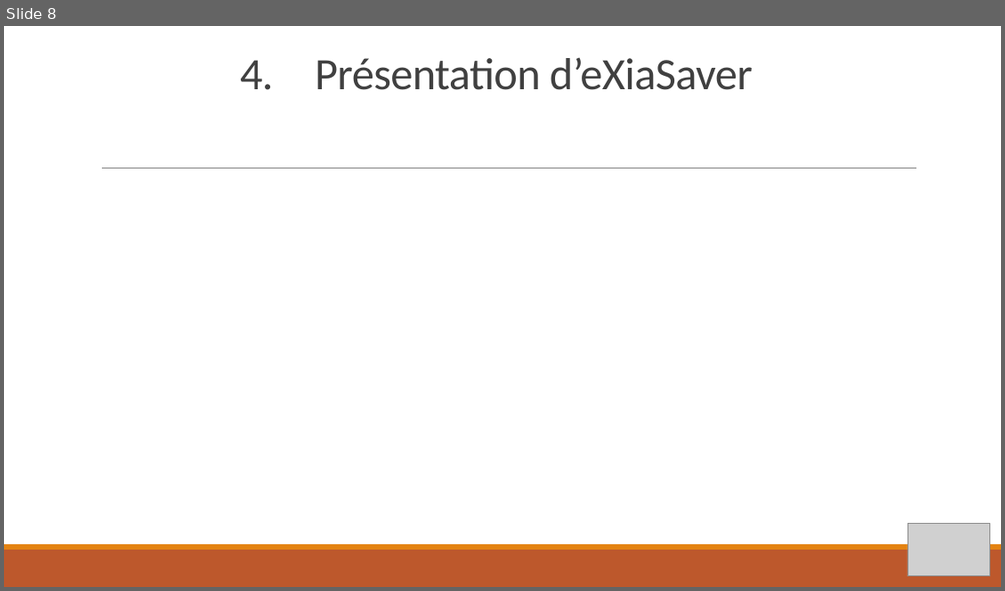
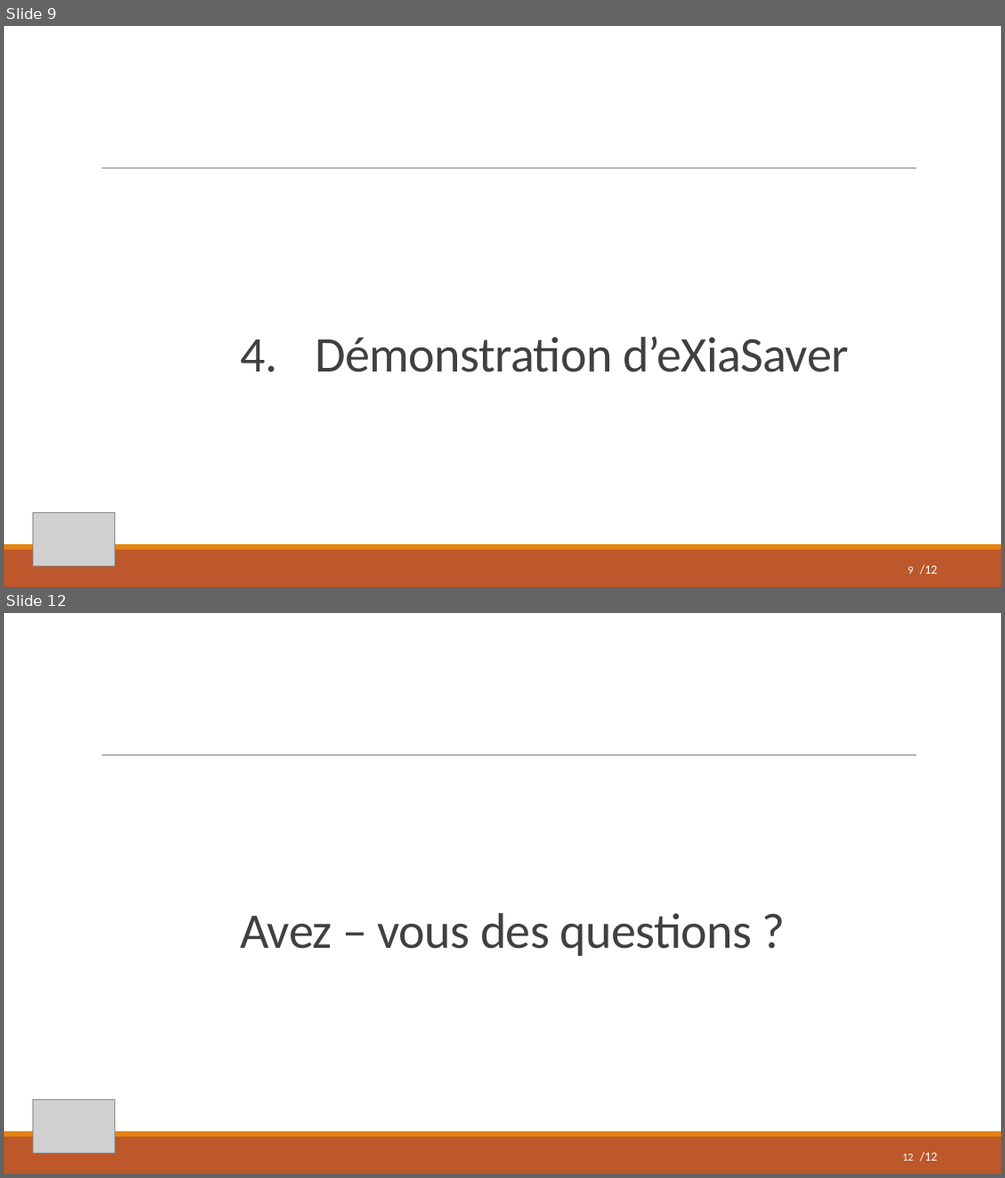
Before and after one commit to pierredumangin/Projet-eXiaSaver, a slide deck: PPT eXiaSaver.pptx. Shown one above the other, each under a label of ours: slide 8 before the commit, slides 9 and 12 after it; the slides between them are not shown. The pictures are 1005x591 and 1005x1178 pixels, drawn with LibreOffice and Linux fonts; fonts in the diff are those of the drawing; grey boxes stand for pictures. Boxes give left, top, right and bottom in pixels: in the first picture for what was removed or moved away, otherwise in the second. Text is boxed around its words. In the diff, an @@ line names an element or a change of style, - is before the commit and + after.

```diff
--- a/PPT eXiaSaver.pptx
+++ b/PPT eXiaSaver.pptx
@@ slide 12 added at (x1=4, y1=613, x2=1001, y2=1174), background #FFFFFF; not listed: 3 template elements that a slide beside it also shows @@
@@ title added at (x1=240, y1=913, x2=752, y2=956), 48 pt, text #404040 @@
+Avez – vous des questions ?
@@ picture added at (x1=32, y1=1100, x2=114, y2=1153) @@
@@ text added at (x1=902, y1=1153, x2=913, y2=1160), 12 pt, text #FFFFFF @@
+/12
@@ page number added at (x1=920, y1=1151, x2=938, y2=1161), 10.5 pt, text #FFFFFF @@
+12
@@ what was slide 8 is now slide 9 @@
@@ slide 9 changed as well @@
@@ title at (x1=241, y1=337, x2=849, y2=372): text changed; size 43.2 to 48 pt @@
-4. Présentation d’eXiaSaver
+4. Démonstration d’eXiaSaver
@@ picture moved from (x1=907, y1=523, x2=989, y2=576) to (x1=32, y1=513, x2=114, y2=566) @@
@@ page number added at (x1=907, y1=566, x2=913, y2=573), 10.5 pt, text #FFFFFF @@
+9
@@ text added at (x1=920, y1=564, x2=938, y2=574), 12 pt, text #FFFFFF @@
+/12
```
Also in this commit, not shown: 7 other slides changed, 3 other slides added, 1 slide removed.
